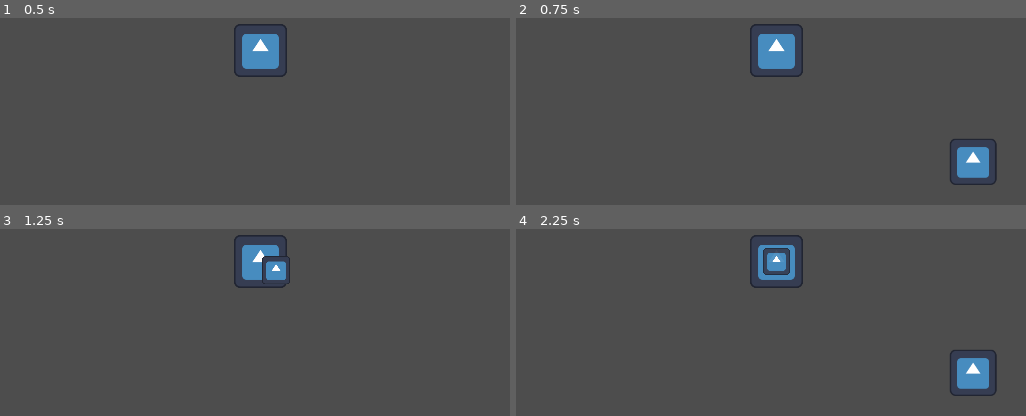
Above: before the commit, frames 1-4 (two rows, left to right).
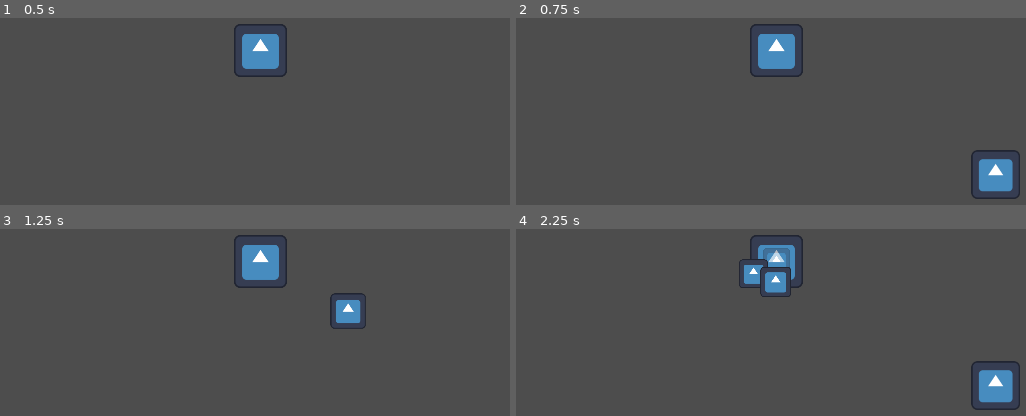
Above: after the commit, the same moments.

Repository: Quarticore/UntitledTomatoGame
Game: Godot game, scene res://scenes/testing.tscn
The game is run twice, just before and just after one commit, with the same random seed, the same clock (stepped at 60 frames per second) and the same inputs. This scene is started directly instead of the project's main scene. The engine's default icon, where the game draws it, is replaced by a stand-in: a white triangle on a blue panel in a dark square.
Inputs (mouse positions are in pixels of both pictures, inside the frame that each line leads up to):
- Up to frame 1 (0.5 s): no input
- Up to frame 2 (0.75 s): tap Enter at 0.5 s; move the mouse to (954, 27) at 0.52 s; hold D (InputRight) from 0.53 s (still down); click (954, 27) at 0.6 s
- Up to frame 3 (1.25 s): keep holding D (InputRight)
- Up to frame 4 (2.25 s): move the mouse to (618, 283) at 1.27 s; release D (InputRight) at 1.28 s; hold A (InputLeft) 1.28-2.03 s; tap S (InputMiddle) at 1.35 s; move the mouse to (outside the picture) at 2.02 s; hold D (InputRight) from 2.03 s (still down); click (outside the picture) at 2.1 s

Frame 1 is identical in both runs. In frame 2, 2.3% of the frame differs, in the area x 85-99%, y 64-97%; in frame 3, 1.3%; in frame 4, 3.6%, in the area x 43-99%, y 10-97%.

Commit message:
Add linear interpolation tomato movement

Diff:
--- a/assets/scripts/tomato.gd
+++ b/assets/scripts/tomato.gd
@@ -10,8 +10,8 @@
 		start_pos = value
 var target: Vector2 = Vector2.ZERO
 
-@onready var timer: Timer = $Timer
-
+@onready var fade_timer: Timer = $FadeTimer
+@onready var travel_timer: Timer = $TravelTimer
 
 # Called when the node enters the scene tree for the first time.
 func _ready() -> void:
@@ -20,20 +20,21 @@
 
 # Called every frame. 'delta' is the elapsed time since the previous frame.
 func _process(delta: float) -> void:
-	position = position.move_toward(target, SPEED * delta)
+	position = start_pos.lerp(target, inverse_lerp(travel_timer.wait_time, 0.0, travel_timer.time_left))
+	print(position)
 
 	scale = MAX_SIZE.lerp(MIN_SIZE, inverse_lerp(start_pos.distance_to(target), 0.0, position.distance_to(target)))
 
-	if not timer.is_stopped():
-		modulate.a = inverse_lerp(0.0, timer.wait_time, timer.time_left)
+	if not fade_timer.is_stopped():
+		modulate.a = inverse_lerp(0.0, fade_timer.wait_time, fade_timer.time_left)
 
-	if position == target and timer.is_stopped():
+	if position == target and fade_timer.is_stopped():
 		hit()
 
 
 func hit() -> void:
-	timer.start()
+	fade_timer.start()
 
 
-func _on_timer_timeout() -> void:
+func _on_fade_timer_timeout() -> void:
 	queue_free()
--- a/scenes/tomato.tscn
+++ b/scenes/tomato.tscn
@@ -8,7 +8,11 @@
 texture = ExtResource("1_wpaf5")
 script = ExtResource("2_r1ndb")
 
-[node name="Timer" type="Timer" parent="."]
+[node name="FadeTimer" type="Timer" parent="."]
 one_shot = true
 
-[connection signal="timeout" from="Timer" to="." method="_on_timer_timeout"]
+[node name="TravelTimer" type="Timer" parent="."]
+one_shot = true
+autostart = true
+
+[connection signal="timeout" from="FadeTimer" to="." method="_on_fade_timer_timeout"]
